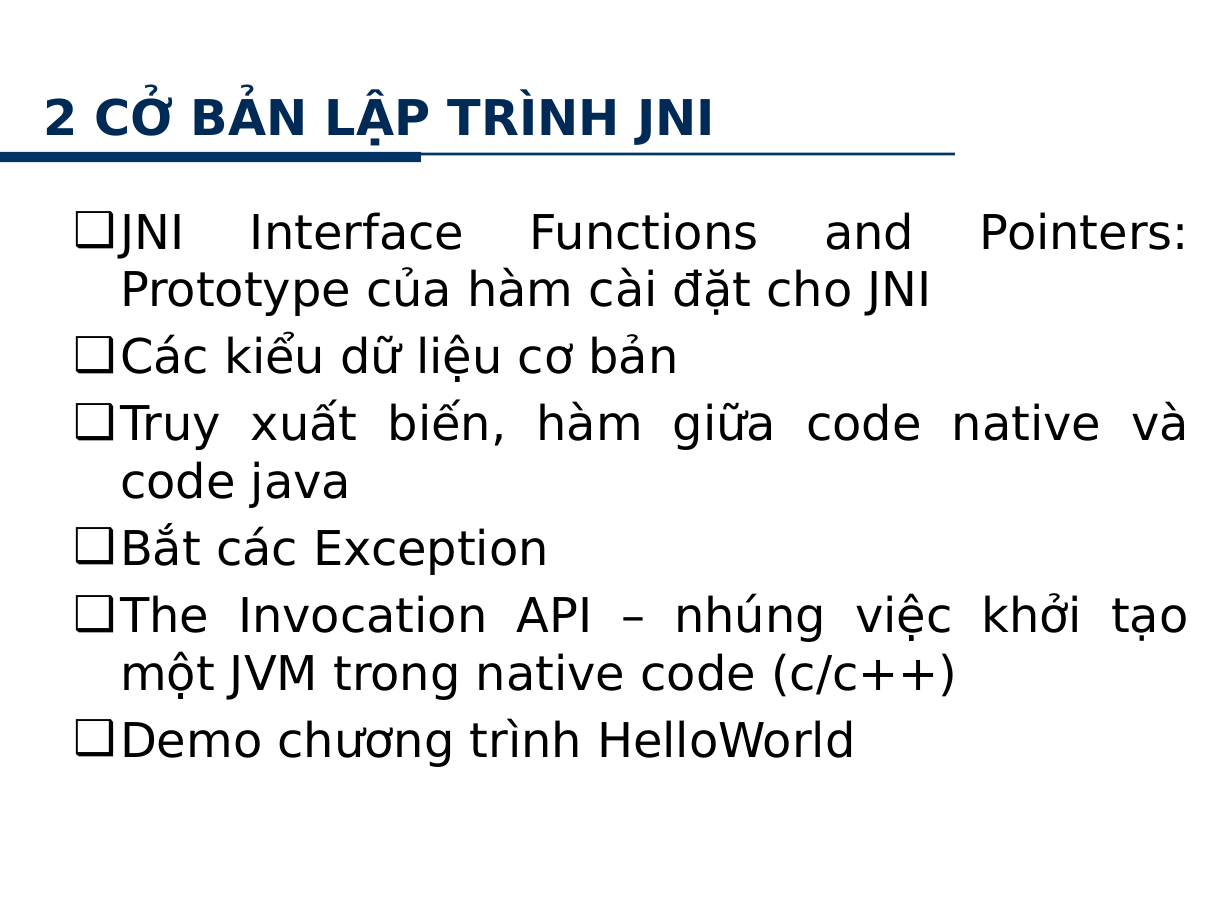
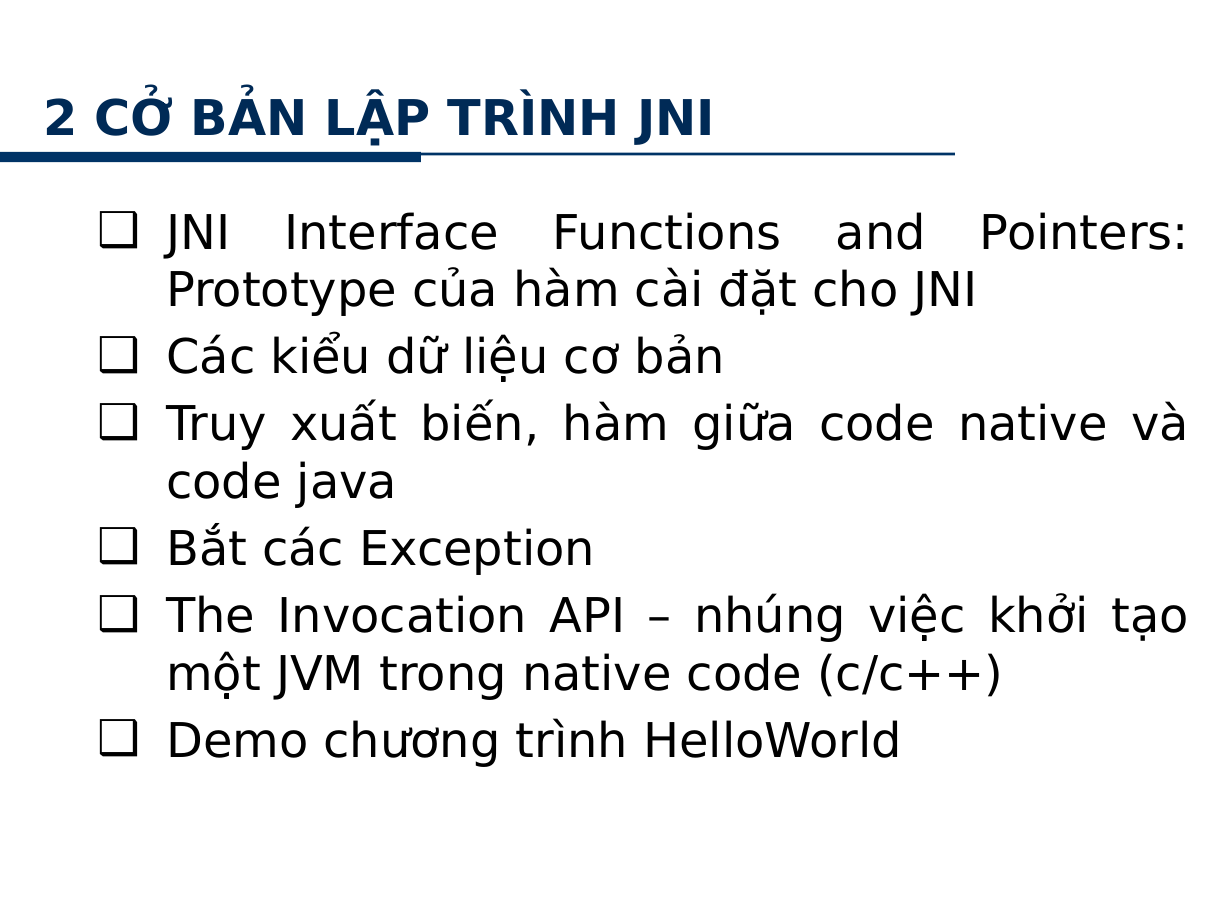
Before and after one commit to minhkhanh/UofS-Java, a slide deck: slide 8 of Seminar_JNI/Slide_00.pptx. Drawn at 1232x924 pixels with LibreOffice and Linux fonts; fonts in the diff are those of the drawing; background and template pictures are left out. Boxes give left, top, right and bottom in pixels: in the first picture for what was removed or moved away, otherwise in the second. Text is boxed around its words. In the diff, an @@ line names an element or a change of style, - is before the commit and + after.

```diff
--- a/Seminar_JNI/Slide_00.pptx
+++ b/Seminar_JNI/Slide_00.pptx
@@ text "JNI Interface Functions and Pointers: ..." at <box>166,212,1189,767</box>: indent changed @@
```
Also in this commit, not shown: 4 other slides changed, 1 slide removed.
